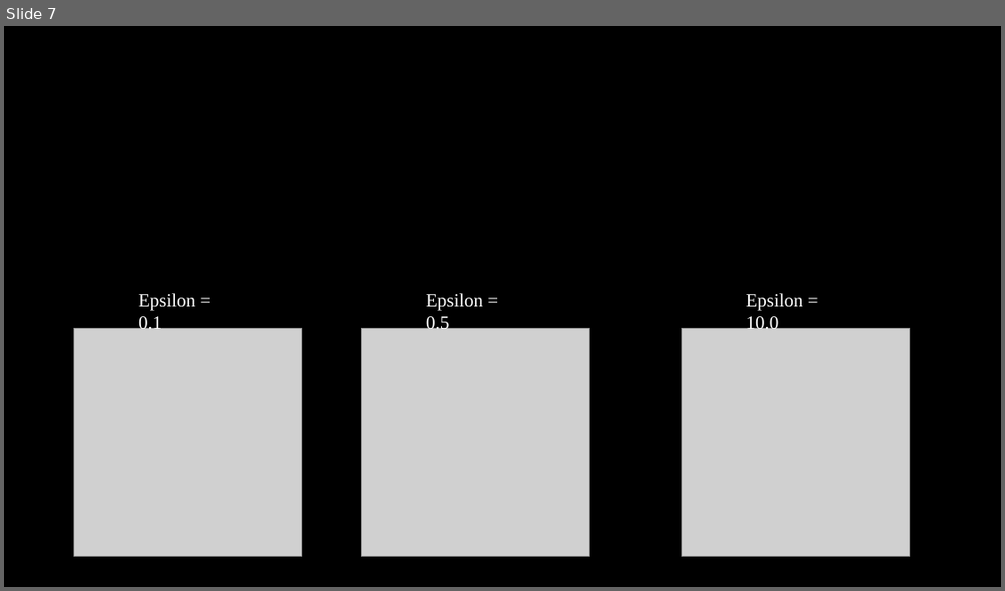
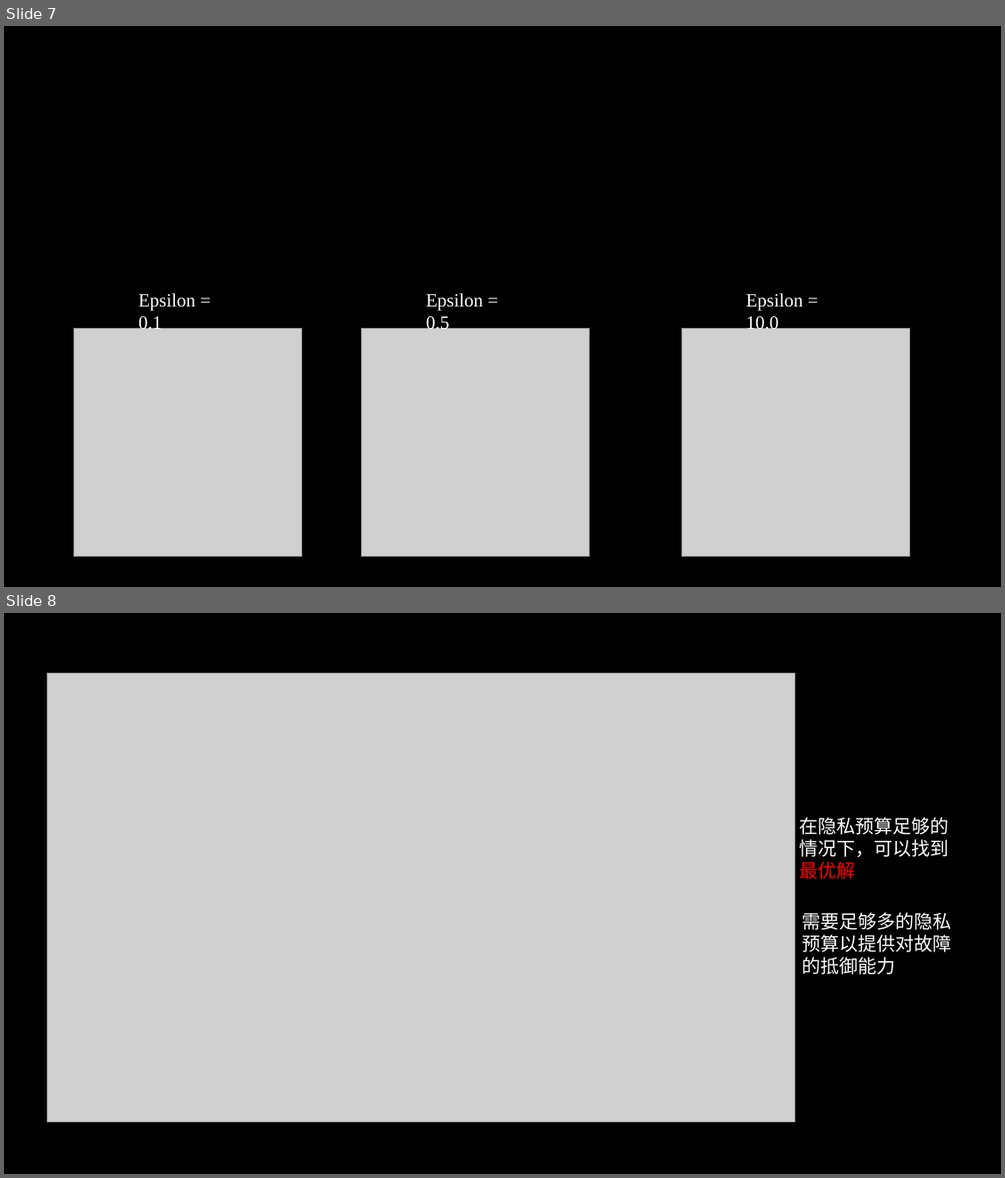
Before and after one commit to YCDR-810518/LearningNoteBookInWinter, a slide deck: 学习资料/python学习的相关资料/ai组的学习计划&路径/2026-2/2026人工智能组中期考核/B题_姚晨_计算机学院计算机类(12)班/答辩ppt/差分隐私控制答辩报告.pptx. Shown one above the other, each under a label of ours: slide 7 before the commit, slides 7 and 8 after it. The pictures are 1005x591 and 1005x1178 pixels, drawn with LibreOffice and Linux fonts; fonts in the diff are those of the drawing; grey boxes stand for pictures; background and template pictures are left out. Boxes give left, top, right and bottom in pixels: in the first picture for what was removed or moved away, otherwise in the second. Text is boxed around its words. In the diff, an @@ line names an element or a change of style, - is before the commit and + after.

```diff
--- a/学习资料/python学习的相关资料/ai组的学习计划&路径/2026-2/2026人工智能组中期考核/B题_姚晨_计算机学院计算机类(12)班/答辩ppt/差分隐私控制答辩报告.pptx
+++ b/学习资料/python学习的相关资料/ai组的学习计划&路径/2026-2/2026人工智能组中期考核/B题_姚晨_计算机学院计算机类(12)班/答辩ppt/差分隐私控制答辩报告.pptx
@@ slide 8 added at (4,613,1001,1174), background picture (left out) @@
@@ picture added at (47,673,794,1121) @@
@@ text added at (800,817,949,879), 18 pt, text #FFFFFF @@
+在隐私预算足够的
+情况下，可以找到
+最优解
@@ text added at (801,912,951,974), 18 pt, text #FFFFFF @@
+需要足够多的隐私
+预算以提供对故障
+的抵御能力
```
Also in this commit, not shown: 1 slide changed.
